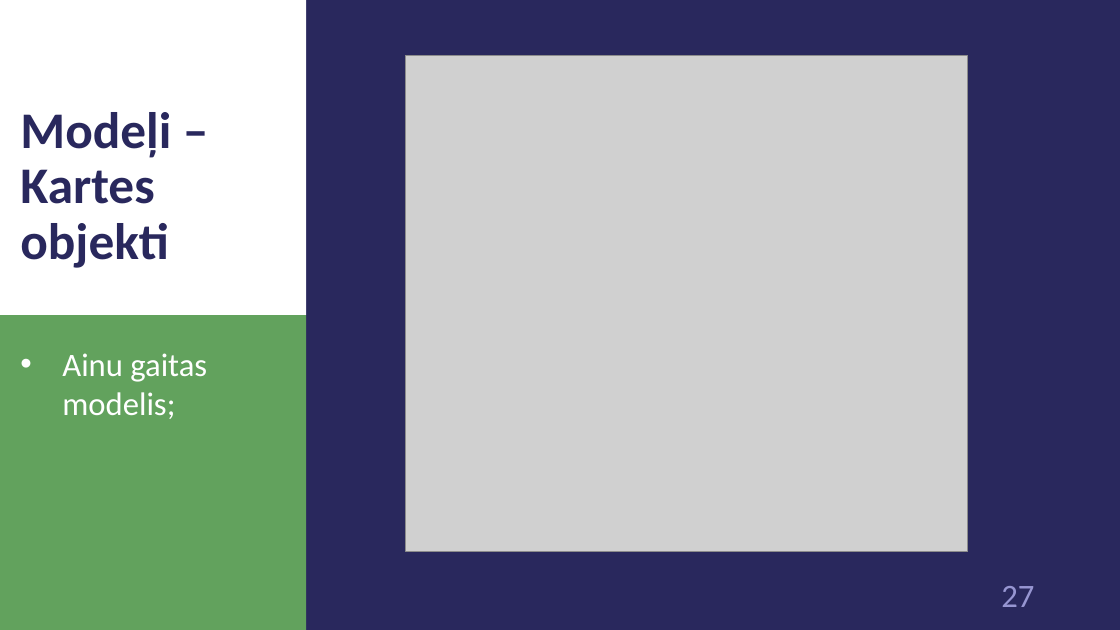
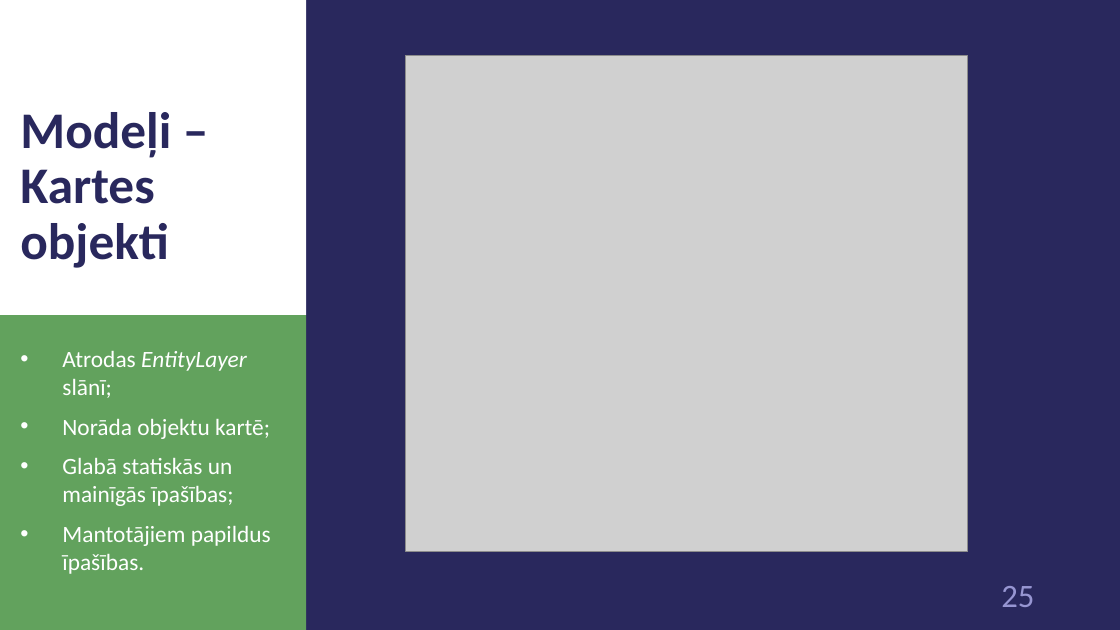
Before and after one commit to 1ivyatan/drumstalotajs, a slide deck: slide 25 of Documentation/Prezentācija.pptx (slide 27 before the commit). Drawn at 1120x630 pixels with LibreOffice and Linux fonts; fonts in the diff are those of the drawing; grey boxes stand for pictures. Boxes give left, top, right and bottom in pixels: in the first picture for what was removed or moved away, otherwise in the second. Text is boxed around its words. In the diff, an @@ line names an element or a change of style, - is before the commit and + after.

Commit message:
add model descs

```diff
--- a/Documentation/Prezentācija.pptx
+++ b/Documentation/Prezentācija.pptx
@@ text at (x1=62, y1=351, x2=271, y2=574): text changed; size 28 to 20 pt @@
-• Ainu gaitas modelis;
+• Atrodas EntityLayer slānī;
+• Norāda objektu kartē;
+• Glabā statiskās un mainīgās īpašības;
+• Mantotājiem papildus īpašības.
@@ page number at (x1=1001, y1=586, x2=1034, y2=607): text changed @@
-27
+25
```
Also in this commit, not shown: 11 other slides changed, 1 slide added, 5 slides removed.
